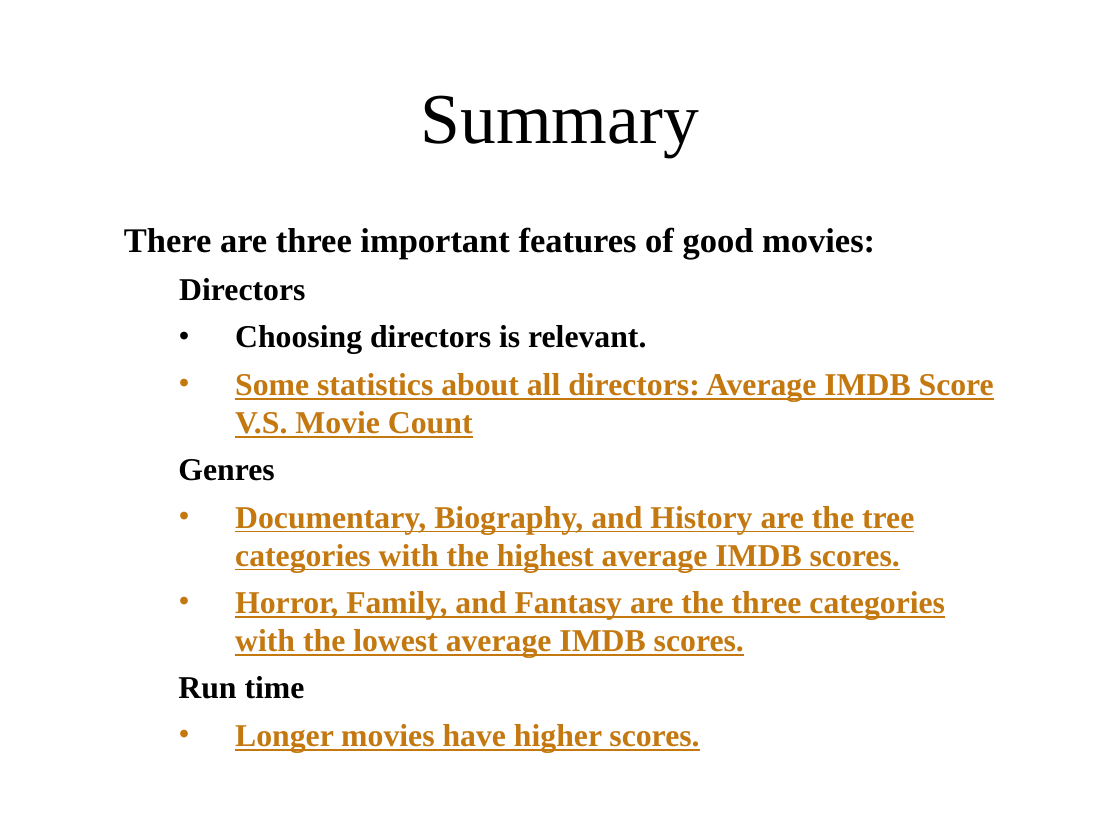
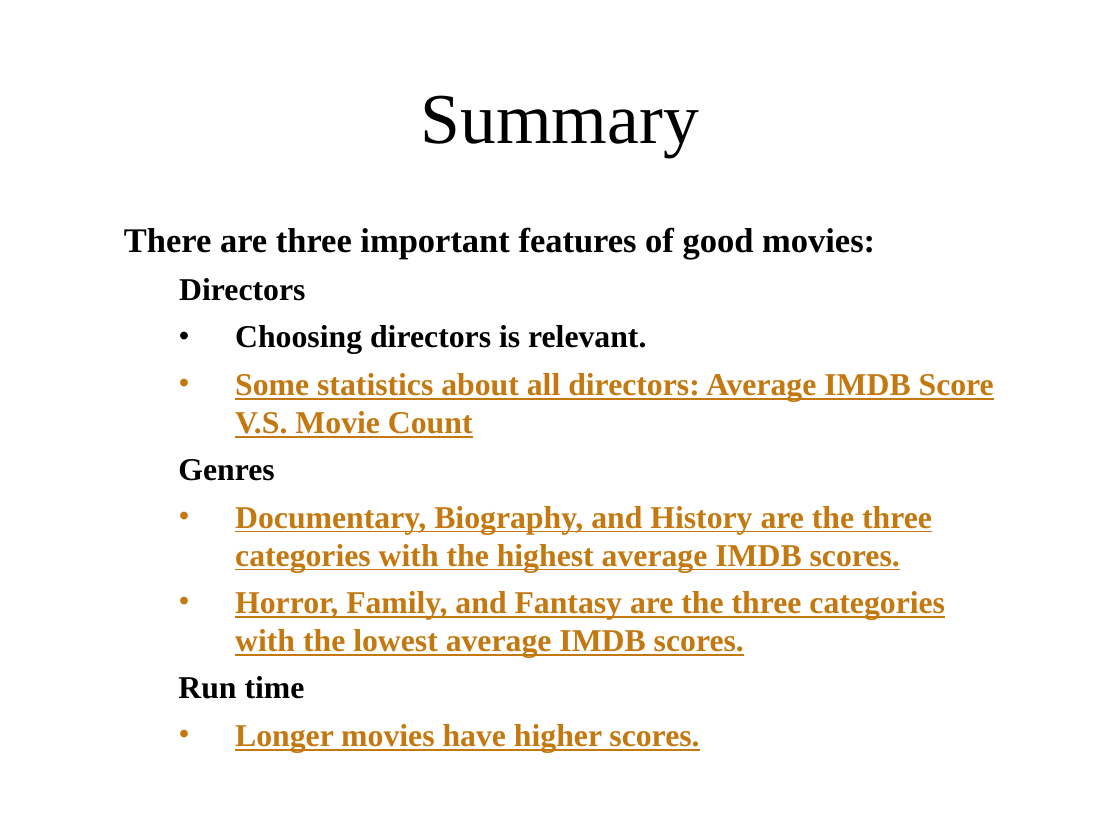
Before and after one commit to lois19881988/TDI_Capstone_submission, a slide deck: slide 6 of Capstone final.pptx (slide 9 before the commit). Drawn at 1120x840 pixels with LibreOffice and Linux fonts; fonts in the diff are those of the drawing; background and template pictures are left out. Boxes give left, top, right and bottom in pixels: in the first picture for what was removed or moved away, otherwise in the second. Text is boxed around its words. In the diff, an @@ line names an element or a change of style, - is before the commit and + after.

```diff
--- a/Capstone final.pptx
+++ b/Capstone final.pptx
@@ text at [235,506,932,572]: text changed @@
-  • Documentary, Biography, and History are the tree categories with the highest average IMDB scores.
+  • Documentary, Biography, and History are the three categories with the highest average IMDB scores.
```
Also in this commit, not shown: 1 other slide changed, 3 slides removed.
